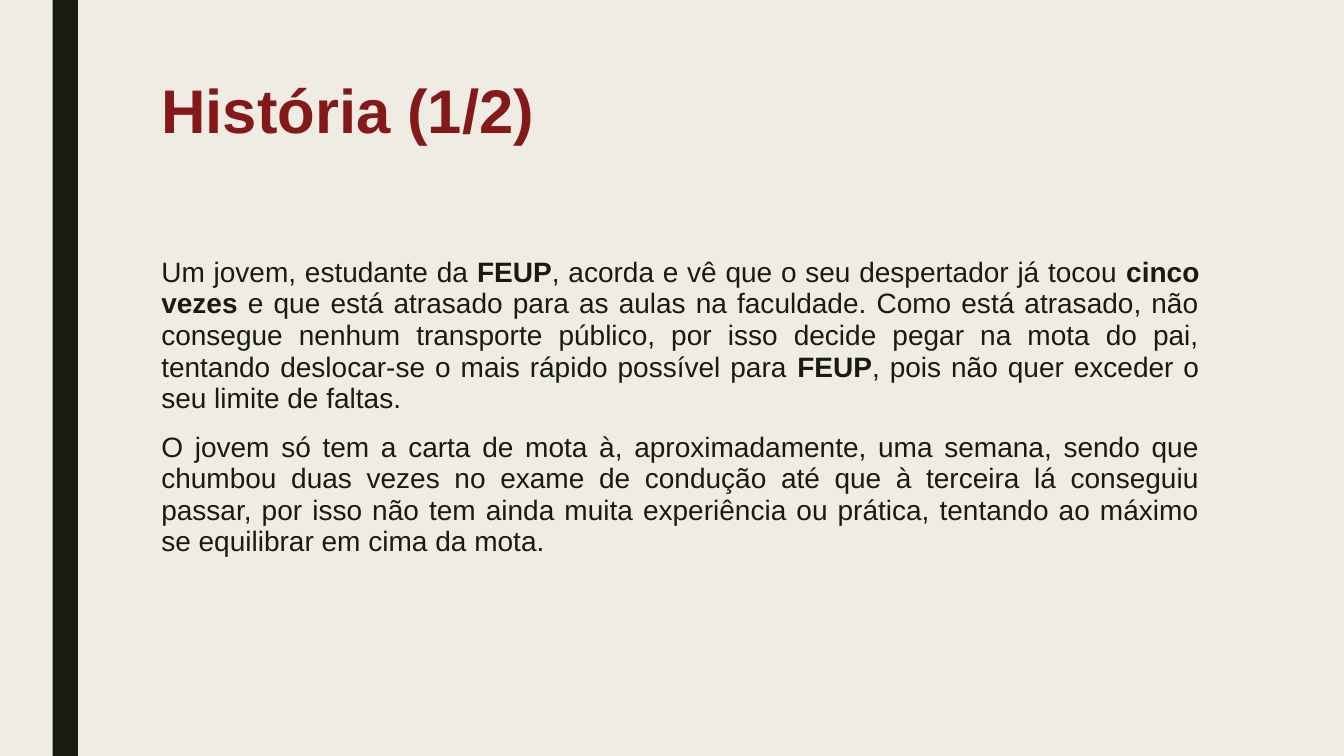
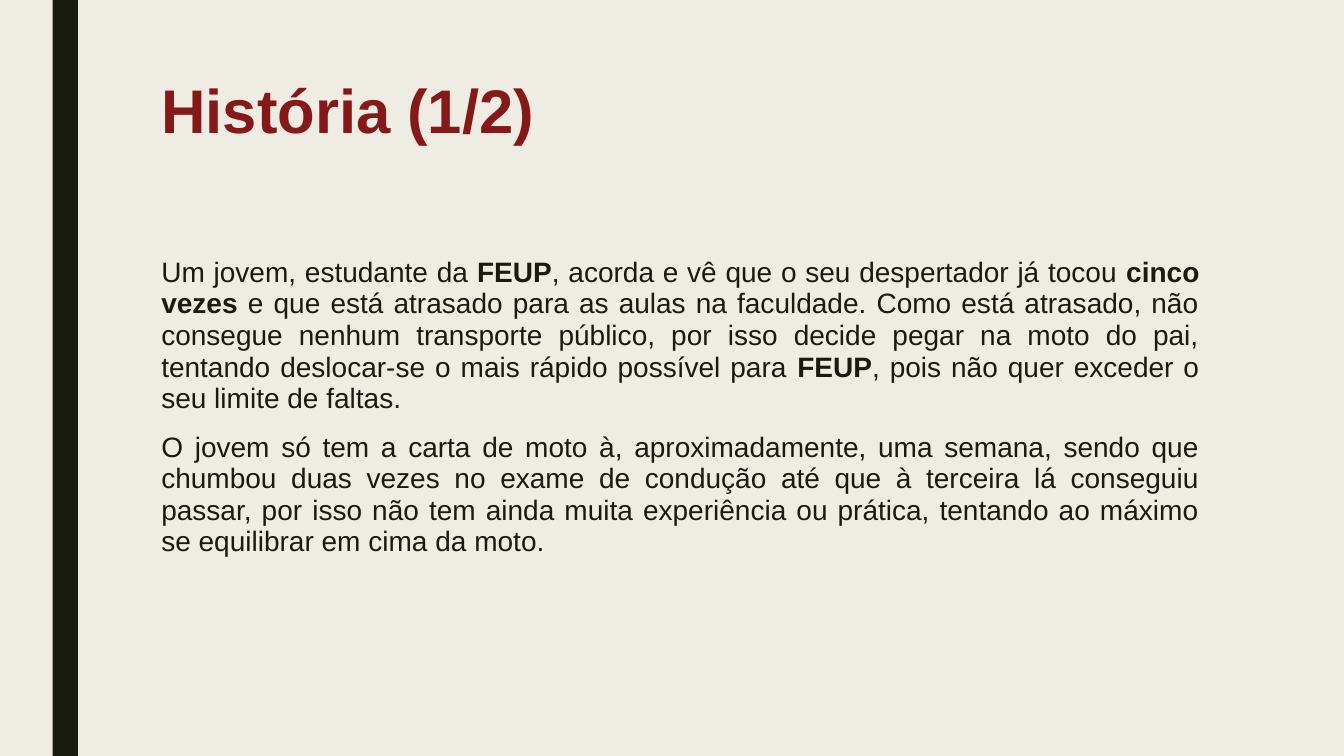
Before and after one commit to VascoUP/FEUPTrials, a slide deck: slide 4 of FEUP Trials.pptx. Drawn at 1344x756 pixels with LibreOffice and Linux fonts; fonts in the diff are those of the drawing. Boxes give left, top, right and bottom in pixels: in the first picture for what was removed or moved away, otherwise in the second. Text is boxed around its words. In the diff, an @@ line names an element or a change of style, - is before the commit and + after.

```diff
--- a/FEUP Trials.pptx
+++ b/FEUP Trials.pptx
@@ text at [161, 261, 1199, 557]: text changed @@
-Um jovem, estudante da FEUP, acorda e vê que o seu despertador já tocou cinco vezes e que está atrasado para as aulas na faculdade. Como está atrasado, não consegue nenhum transporte público, por isso decide pegar na mota do pai, tentando deslocar-se o mais rápido possível para FEUP, pois não quer exceder o seu limite de faltas.
-O jovem só tem a carta de mota à, aproximadamente, uma semana, sendo que chumbou duas vezes no exame de condução até que à terceira lá conseguiu passar, por isso não tem ainda muita experiência ou prática, tentando ao máximo se equilibrar em cima da mota.
+Um jovem, estudante da FEUP, acorda e vê que o seu despertador já tocou cinco vezes e que está atrasado para as aulas na faculdade. Como está atrasado, não consegue nenhum transporte público, por isso decide pegar na moto do pai, tentando deslocar-se o mais rápido possível para FEUP, pois não quer exceder o seu limite de faltas.
+O jovem só tem a carta de moto à, aproximadamente, uma semana, sendo que chumbou duas vezes no exame de condução até que à terceira lá conseguiu passar, por isso não tem ainda muita experiência ou prática, tentando ao máximo se equilibrar em cima da moto.
```
Also in this commit, not shown: 5 other slides changed, 1 other file.
